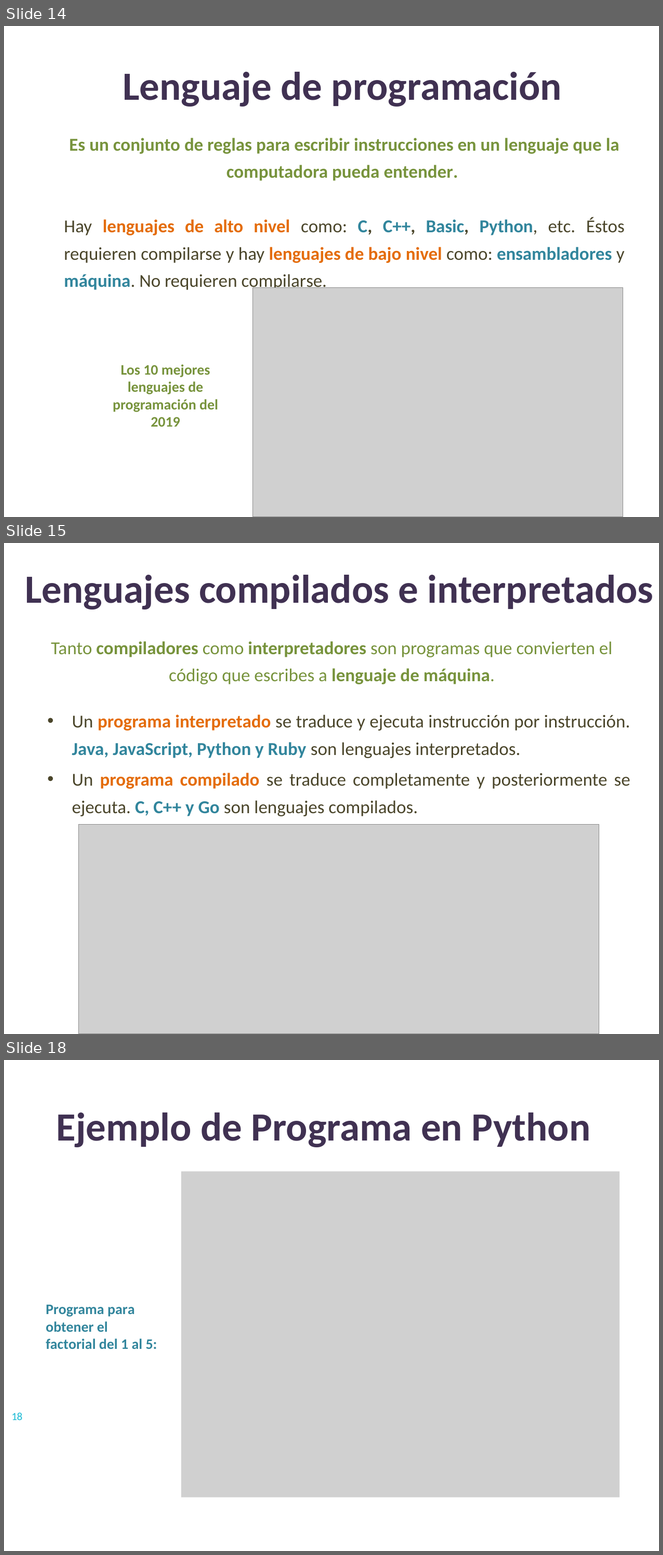
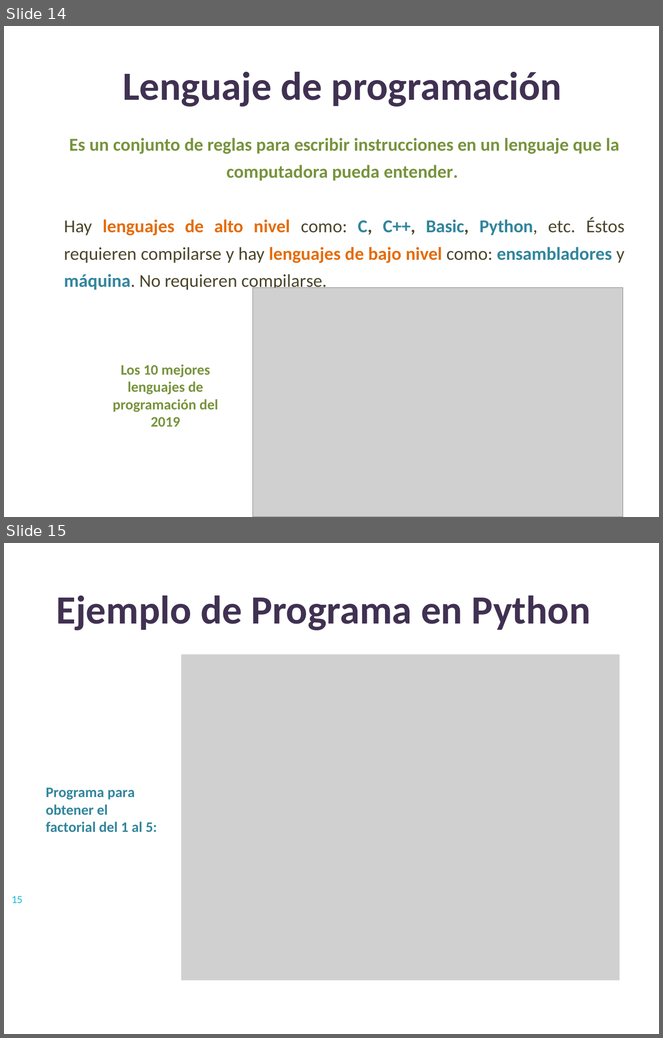
Before and after one commit to lizetheP/PensamientoC, a slide deck: calendario/documentos/1_Introduccion.pptx. Shown one above the other, each under a label of ours: slides 14, 15 and 18 before the commit, slides 14 and 15 after it; the slides between them are not shown. The pictures are 663x1555 and 663x1038 pixels, drawn with LibreOffice and Linux fonts; fonts in the diff are those of the drawing; grey boxes stand for pictures. Boxes give left, top, right and bottom in pixels: in the first picture for what was removed or moved away, otherwise in the second. Text is boxed around its words. In the diff, an @@ line names an element or a change of style, - is before the commit and + after.

```diff
--- a/calendario/documentos/1_Introduccion.pptx
+++ b/calendario/documentos/1_Introduccion.pptx
@@ slide 15 removed at box(4, 543, 659, 1034), background #FFFFFF @@
@@ title removed at box(25, 575, 654, 610) @@
-Lenguajes compilados e interpretados
@@ text removed at box(51, 641, 612, 684) @@
-Tanto compiladores como interpretadores son programas que convierten el código que escribes a lenguaje de máquina.
@@ text removed at box(72, 715, 631, 817) @@
-• Un programa interpretado se traduce y ejecuta instrucción por instrucción. Java, JavaScript, Python y Ruby son lenguajes interpretados.
-• Un programa compilado se traduce completamente y posteriormente se ejecuta. C, C++ y Go son lenguajes compilados.
@@ picture removed at box(79, 825, 599, 1034) @@
@@ what was slide 18 is now slide 15 @@
@@ page number at box(12, 896, 23, 903): text changed @@
-18
+15
```
Also in this commit, not shown: 2 slides changed, 2 other slides removed, 12 other files.
